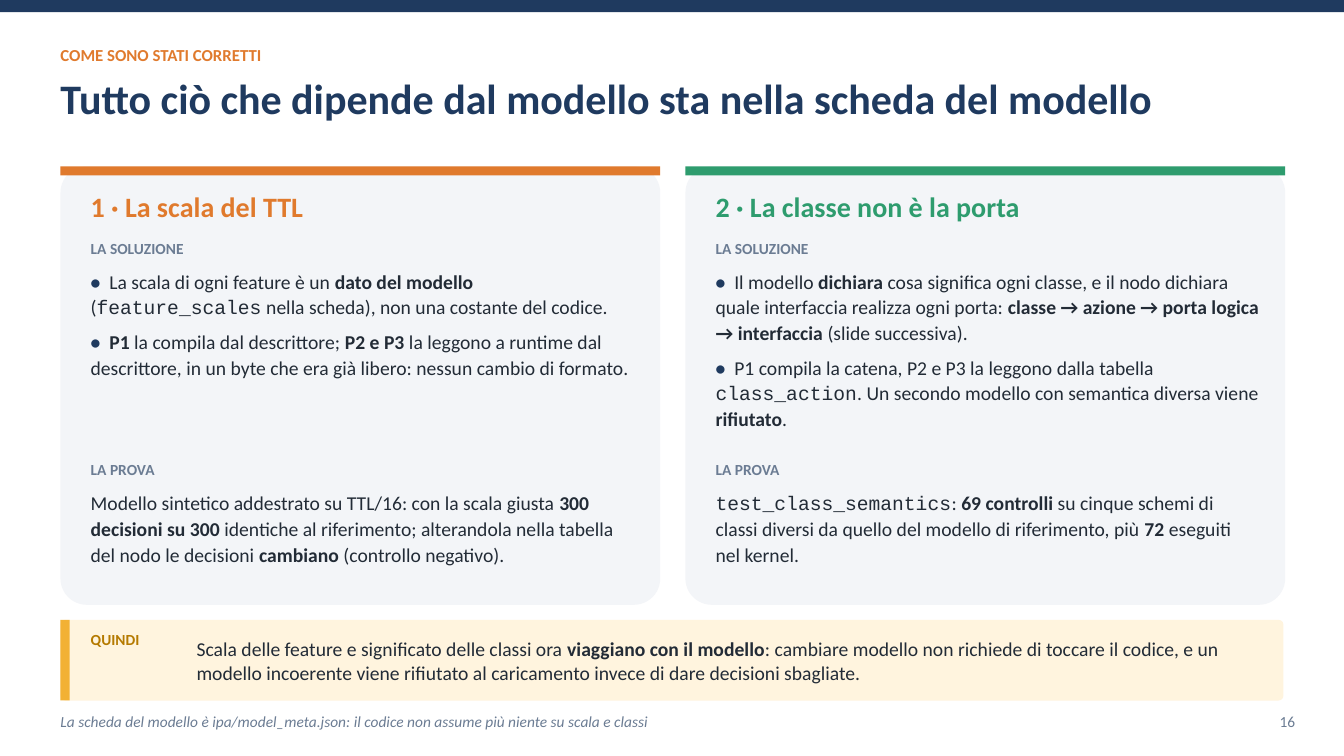
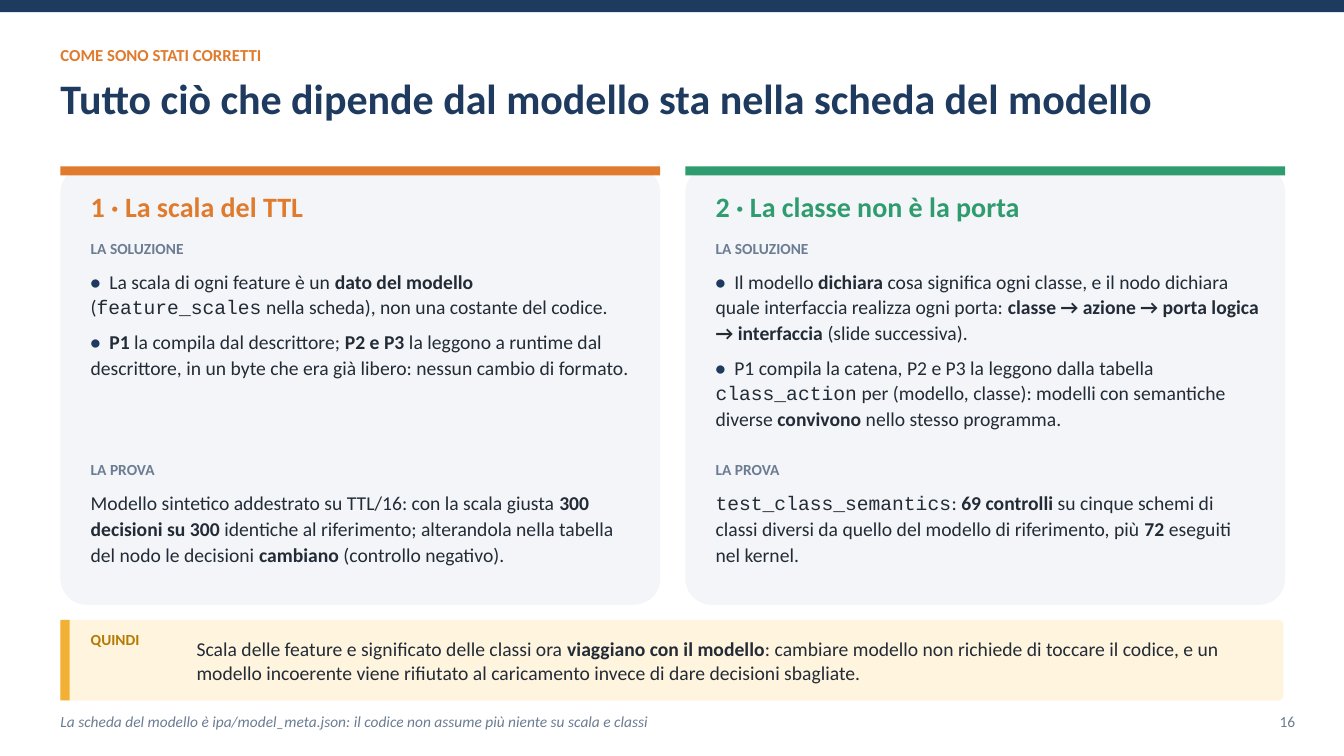
Before and after one commit to ettore-cantile/ipa_lab, a slide deck: slide 16 of docs/Inferenza di una rete neurale nel kernel Linux con eBPF XDP.pptx. Drawn at 1344x756 pixels with LibreOffice and Linux fonts; fonts in the diff are those of the drawing. Boxes give left, top, right and bottom in pixels: in the first picture for what was removed or moved away, otherwise in the second. Text is boxed around its words. In the diff, an @@ line names an element or a change of style, - is before the commit and + after.

```diff
--- a/docs/Inferenza di una rete neurale nel kernel Linux con eBPF XDP.pptx
+++ b/docs/Inferenza di una rete neurale nel kernel Linux con eBPF XDP.pptx
@@ text at [716,361,1225,430]: text changed @@
-• P1 compila la catena, P2 e P3 la leggono dalla tabella class_action. Un secondo modello con semantica diversa viene rifiutato.
+• P1 compila la catena, P2 e P3 la leggono dalla tabella class_action per (modello, classe): modelli con semantiche diverse convivono nello stesso programma.
```
Also in this commit, not shown: 8 other slides changed, 1 slide added, 1 slide removed, 6 other files.
